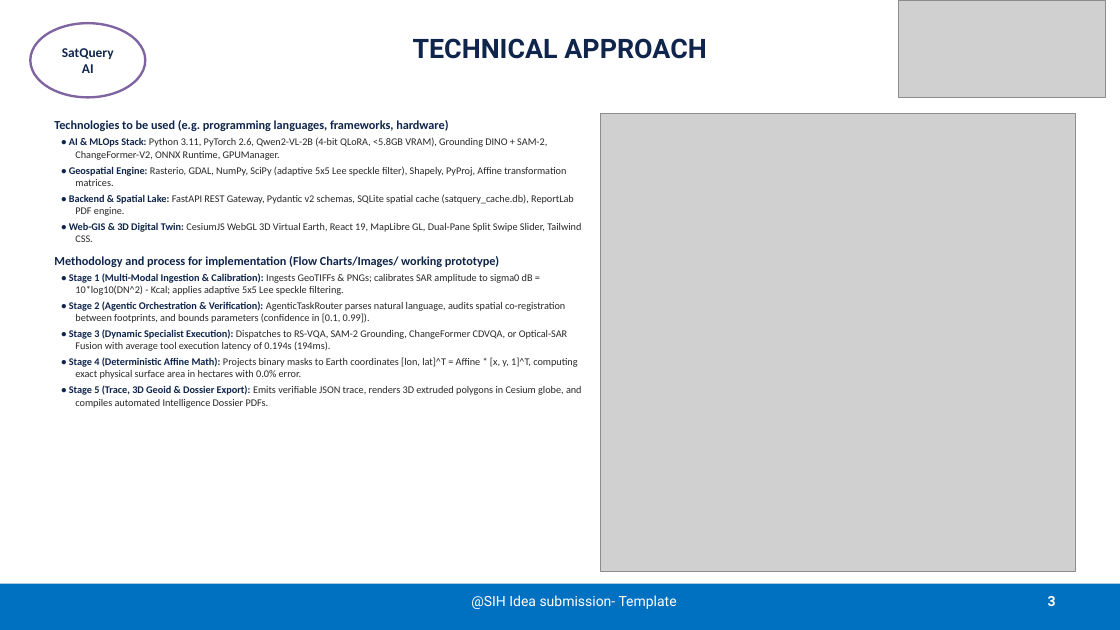
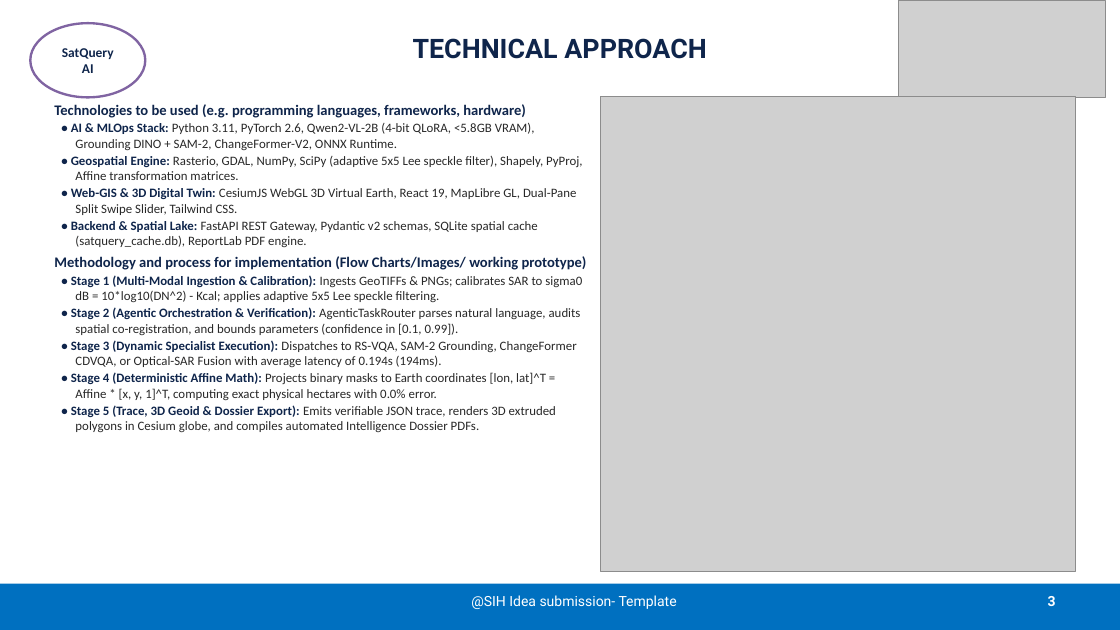
Before and after one commit to Shourya3113/SatQuery-AI-SIH-26, a slide deck: slide 3 of SIH2026-IDEA-Presentation-Format.pptx. Drawn at 1120x630 pixels with LibreOffice and Linux fonts; fonts in the diff are those of the drawing; grey boxes stand for pictures. Boxes give left, top, right and bottom in pixels: in the first picture for what was removed or moved away, otherwise in the second. Text is boxed around its words. In the diff, an @@ line names an element or a change of style, - is before the commit and + after.

Commit message:
feat(ppt): significantly increase font sizes to 11pt/12.5pt and optimize layout for high readability

```diff
--- a/SIH2026-IDEA-Presentation-Format.pptx
+++ b/SIH2026-IDEA-Presentation-Format.pptx
@@ text "Technologies to be used (e.g. ...": place and size @@
-text "Technologies to be used (e.g. ..." at (54, 120, 582, 408)
+text "Technologies to be used (e.g. ..." at (54, 104, 587, 432)
@@ text at (54, 104, 587, 432): size 10.5 to 12.5 pt in "Technologies to be used (e.g. programming languages, ...", "Methodology and process for implementation (Flow Charts/Imag ..."; size 8.8 to 11 pt in "• Geospatial Engine: Rasterio, GDAL, NumPy, SciPy ...", "• Backend & Spatial Lake: FastAPI REST ...", "• Stage 5 (Trace, 3D Geoid & ..."; less space between paragraphs @@
@@ picture: place and size @@
-picture at (601, 113, 1075, 571)
+picture at (601, 97, 1075, 571)
@@ text at (71, 123, 535, 150): text changed; size 8.8 to 11 pt @@
-• AI & MLOps Stack: Python 3.11, PyTorch 2.6, Qwen2-VL-2B (4-bit QLoRA, <5.8GB VRAM), Grounding DINO + SAM-2, ChangeFormer-V2, ONNX Runtime, GPUManager.
+• AI & MLOps Stack: Python 3.11, PyTorch 2.6, Qwen2-VL-2B (4-bit QLoRA, <5.8GB VRAM), Grounding DINO + SAM-2, ChangeFormer-V2, ONNX Runtime.
@@ text at (71, 188, 576, 215): paragraph added @@
+• Web-GIS & 3D Digital Twin: CesiumJS WebGL 3D Virtual Earth, React 19, MapLibre GL, Dual-Pane Split Swipe Slider, Tailwind CSS.
@@ text at (69, 223, 581, 242): paragraph removed @@
-• Web-GIS & 3D Digital Twin: CesiumJS WebGL 3D Virtual Earth, React 19, MapLibre GL, Dual-Pane Split Swipe Slider, Tailwind CSS.
@@ text at (71, 275, 582, 400): text changed; size 8.8 to 11 pt @@
-• Stage 1 (Multi-Modal Ingestion & Calibration): Ingests GeoTIFFs & PNGs; calibrates SAR amplitude to sigma0 dB = 10*log10(DN^2) - Kcal; applies adaptive 5x5 Lee speckle filtering.
-• Stage 2 (Agentic Orchestration & Verification): AgenticTaskRouter parses natural language, audits spatial co-registration between footprints, and bounds parameters (confidence in [0.1, 0.99]).
-• Stage 3 (Dynamic Specialist Execution): Dispatches to RS-VQA, SAM-2 Grounding, ChangeFormer CDVQA, or Optical-SAR Fusion with average tool execution latency of 0.194s (194ms).
-• Stage 4 (Deterministic Affine Math): Projects binary masks to Earth coordinates [lon, lat]^T = Affine * [x, y, 1]^T, computing exact physical surface area in hectares with 0.0% error.
+• Stage 1 (Multi-Modal Ingestion & Calibration): Ingests GeoTIFFs & PNGs; calibrates SAR to sigma0 dB = 10*log10(DN^2) - Kcal; applies adaptive 5x5 Lee speckle filtering.
+• Stage 2 (Agentic Orchestration & Verification): AgenticTaskRouter parses natural language, audits spatial co-registration, and bounds parameters (confidence in [0.1, 0.99]).
+• Stage 3 (Dynamic Specialist Execution): Dispatches to RS-VQA, SAM-2 Grounding, ChangeFormer CDVQA, or Optical-SAR Fusion with average latency of 0.194s (194ms).
+• Stage 4 (Deterministic Affine Math): Projects binary masks to Earth coordinates [lon, lat]^T = Affine * [x, y, 1]^T, computing exact physical hectares with 0.0% error.
```
Also in this commit, not shown: 5 other slides changed, 8 other files.
